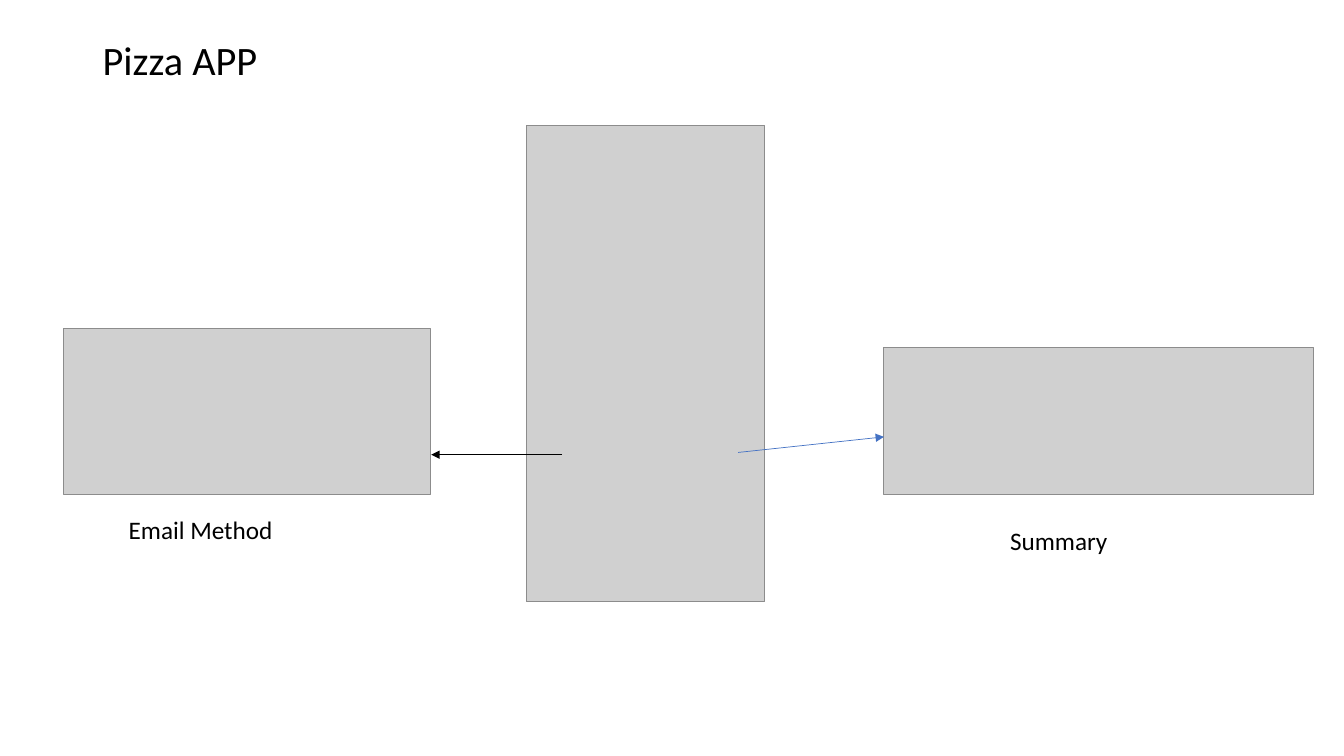
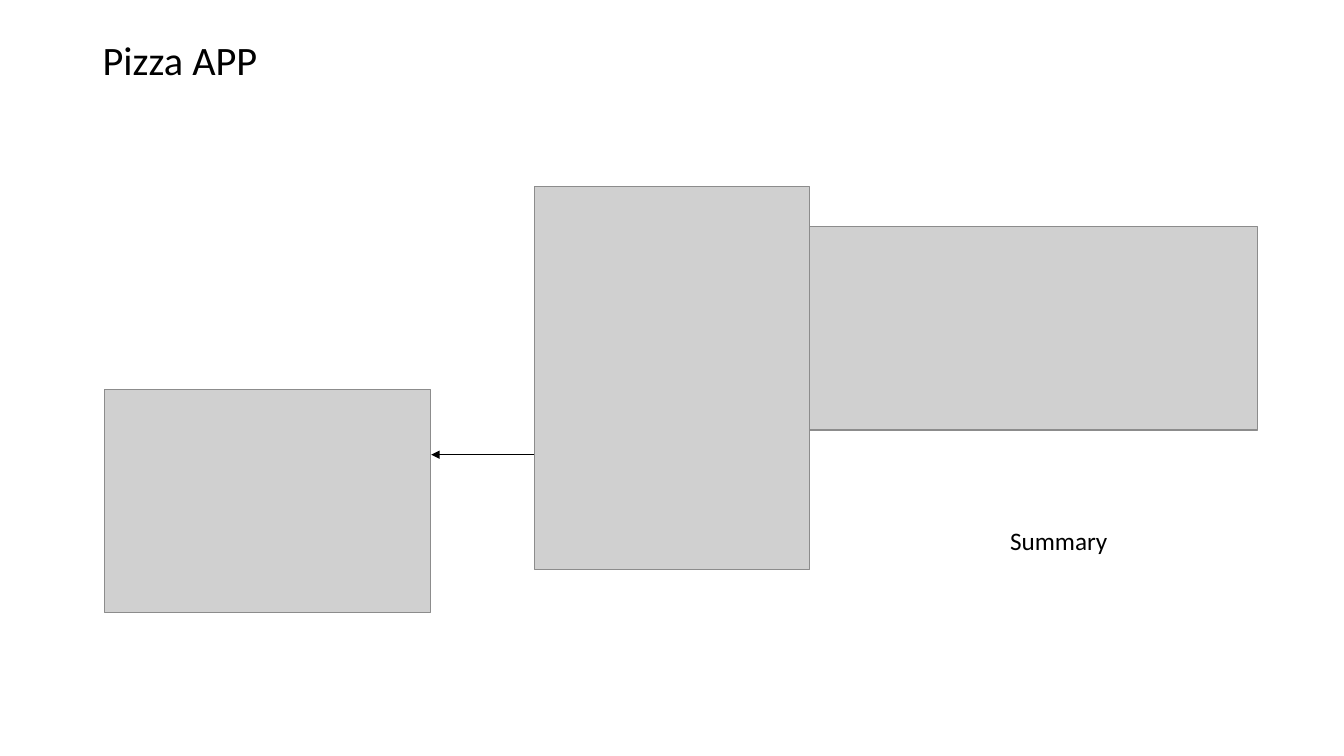
Before and after one commit to gollakousik123/Web_programming, a slide deck: slide 4 of WEB_Presentation-2/Web Development.pptx (slide 9 before the commit). Drawn at 1344x756 pixels with LibreOffice and Linux fonts; fonts in the diff are those of the drawing; grey boxes stand for pictures. Boxes give left, top, right and bottom in pixels: in the first picture for what was removed or moved away, otherwise in the second. Text is boxed around its words. In the diff, an @@ line names an element or a change of style, - is before the commit and + after.

```diff
--- a/WEB_Presentation-2/Web Development.pptx
+++ b/WEB_Presentation-2/Web Development.pptx
@@ picture: place and size @@
-picture at box(526, 125, 765, 602)
+picture at box(534, 187, 810, 570)
@@ picture added at box(810, 227, 1258, 431) @@
@@ picture removed at box(64, 329, 431, 494) @@
@@ arrow moved from (738, 453) - (884, 437) to (667, 323) - (814, 307) @@
@@ picture removed at box(884, 348, 1314, 495) @@
@@ picture added at box(105, 390, 432, 613) @@
@@ text removed at box(129, 521, 272, 540) @@
-Email Method
```
Also in this commit, not shown: 5 other slides changed, 1 slide added, 7 slides removed, 2 other files.
